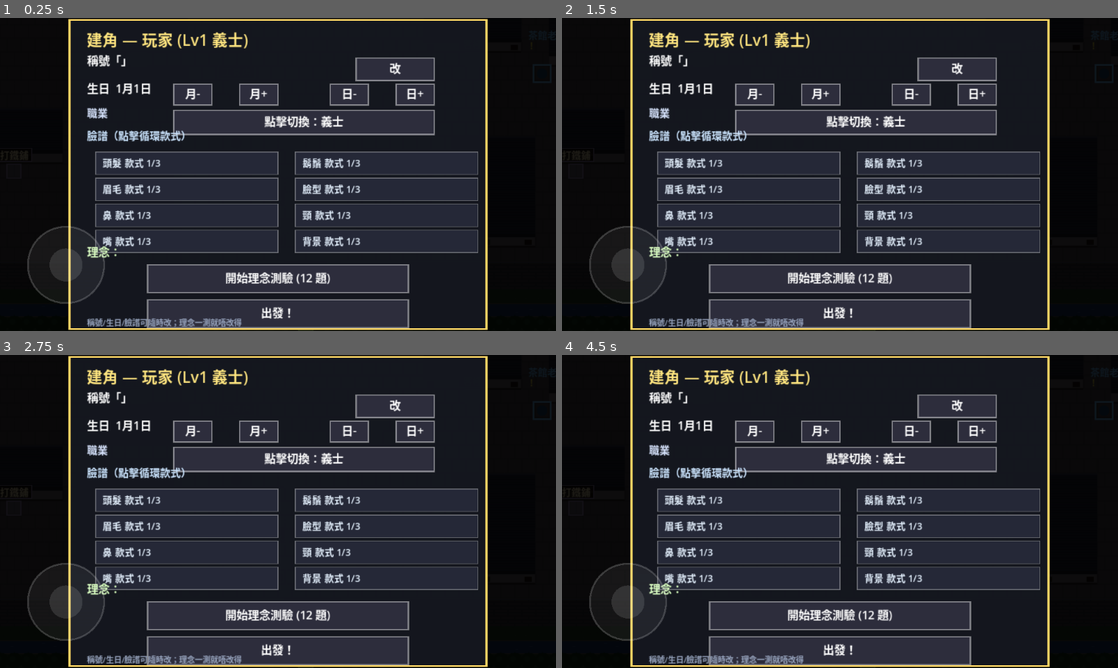
Above: before the commit, frames 1-4 (two rows, left to right).
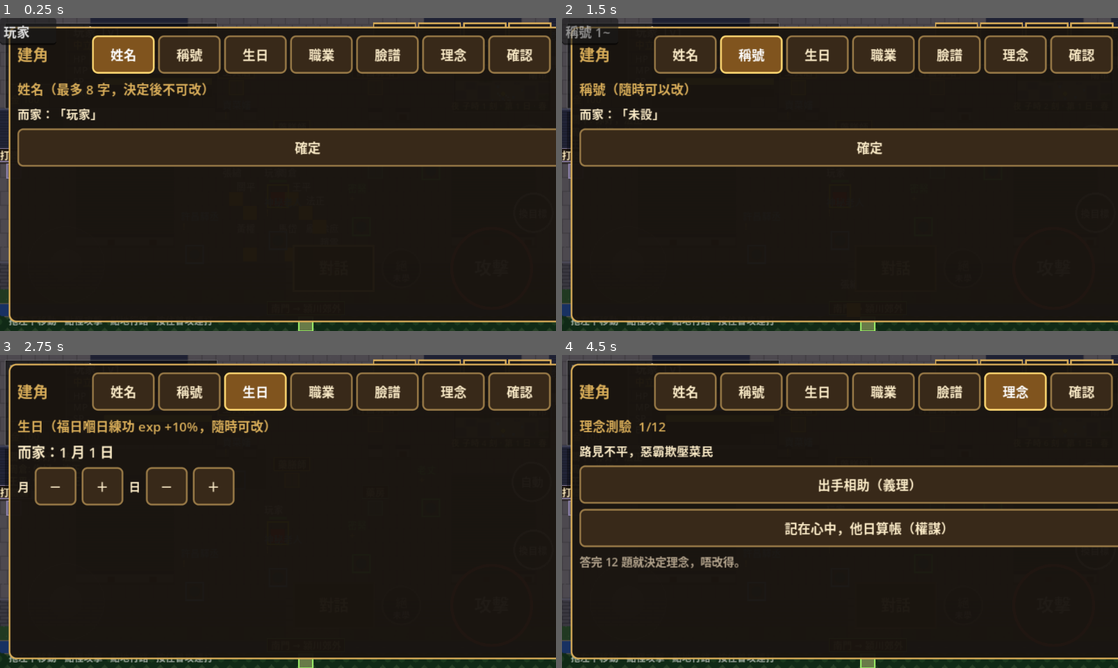
Above: after the commit, the same moments.

Repository: alphakey-marketing/sanguo-remake
Game: Godot game, scene res://ui/main.tscn
Two runs of this game, one before a commit and one after it. Both use one fixed random seed, a clock stepped at 60 frames per second and the inputs below.
Inputs (mouse positions are in pixels of both pictures, inside the frame that each line leads up to):
- Up to frame 1 (0.25 s): no input
- Up to frame 2 (1.5 s): click (684, 55) at 0.5 s, where only the run after the commit has a clickable "姓名"; click (751, 55) at 1.25 s, where only the run after the commit has a clickable "稱號"
- Up to frame 3 (2.75 s): click (255, 392) at 2 s, where only the run after the commit has a clickable "生日"
- Up to frame 4 (4.5 s): click (884, 392) at 2.75 s, where only the run after the commit has a clickable "職業"; click (951, 392) at 3.5 s, where only the run after the commit has a clickable "臉譜"; click (1017, 392) at 4.25 s, where only the run after the commit has a clickable "理念"

The runs differ from the first frame. In frame 1, 64% of the frame differs, in the area x 0-100%, y 0-100%; in frame 2, 64%; in frame 3, 59%; in frame 4, 69%.
Error after the commit: Invalid access to property or key 'creation_mode' on a base object of type 'Control (MobileHud)'. (res://ui/main.gd:619)

Commit message:
feat(角色成長): S01b 建角面板正式化
用 ui/panels/CreatePanel(GamePanel) 取代 mobile_hud 舊 debug 覆蓋層：姓名→稱號→
生日→職業→臉譜→理念測驗→確認，逐頁行，撳「出發！」先完成（未完成前 ✕/遮罩唔畀關）。

- sim_char.gd: 新增 cmd_set_name（1~8 字，理念測驗一交就鎖定唔畀再改）
- main.gd: 建角觸發改用 hud.open_panel("create")；_send 加 set_name 派送
- mobile_hud.gd: 刪走整個舊 immediate-draw 建角覆蓋層（creation_mode/quiz_mode/
  _draw_create/_create_hit 等），職業揀項改由 data/classes.json enabled 動態帶出
  （唔再靠寫死嘅 yishi/daoshi 清單）
- tests/ui_smoke.gd: 加建角全流程 --uitest 覆蓋（姓名/稱號/生日/臉譜/理念測驗/
  鎖定/撳出發先關到面板）

未跑完整 tools/run_tests.sh confirm 全 PASS（用家會自己手動測），PLAN §3 S01b
格暫未剔，跑過確認後補剔。

Diff:
--- a/client/sim/sim_char.gd
+++ b/client/sim/sim_char.gd
@@ -157,6 +157,22 @@
 	_msg(int(ne["id"]), "轉職做「%s」" % cls["name"])
 
 
+# 姓名【原】: 1~8 字，決定後（理念測驗一交）唔可以改
+func cmd_set_name(id: int, name: String) -> void:
+	var e := ent(id)
+	if e.is_empty() or not e.has("ch"):
+		return
+	var ch: Dictionary = e["ch"]
+	if bool(ch.get("nameLocked", false)):
+		return _msg(id, "姓名已經決定咗，唔可以改")
+	name = name.strip_edges()
+	if name.length() < 1 or name.length() > 8:
+		return _msg(id, "姓名要 1~8 字")
+	ch["name"] = name
+	e["name"] = name
+	_msg(id, "姓名改做「%s」" % name)
+
+
 # 稱號【原】: ≤8 字，隨時可改
 func cmd_set_title(id: int, title: String) -> void:
 	var e := ent(id)
@@ -206,6 +222,7 @@
 		return _msg(id, "答卷唔啱 (要 %d 題)" % (data.quiz as Array).size())
 	var res := RulesQuiz.score(data, answers)
 	ch["ideology"] = str(res["ideology"])
+	ch["nameLocked"] = true
 	ch["quizAnswers"] = []
 	for a in answers:
 		ch["quizAnswers"].append(int(a))
--- a/client/tests/ui_smoke.gd
+++ b/client/tests/ui_smoke.gd
@@ -141,6 +141,50 @@
 func _run() -> void:
 	await frames(3)
 	hud = m.hud
+	# 0. 建角面板 (S01b): 姓名 → 稱號 → 生日 → 職業 → 臉譜 → 理念測驗 → 確認，撳出發先完成
+	hud.open_panel("create")
+	var cp: GamePanel = hud.panels["create"]
+	check(cp.visible, "開建角面板應該顯示")
+	var cch: Dictionary = m.ch
+	var name_ed: LineEdit = (cp as CreatePanel).name_edit
+	name_ed.text = "劉備"
+	press(cp, "確定")
+	await frames(1)
+	check(str(cch.get("name", "")) == "劉備", "建角: 確定姓名後 ch.name 應該改咗 (而家 %s)" % str(cch.get("name", "")))
+	cp.set_tab(1)
+	var title_ed: LineEdit = (cp as CreatePanel).title_edit
+	title_ed.text = "遊俠"
+	press(cp, "確定")
+	await frames(1)
+	check(str(cch.get("title", "")) == "遊俠", "建角: 確定稱號後 ch.title 應該改咗")
+	cp.set_tab(2)
+	var bm0 := int(cch.get("birthMonth", 1))
+	press(cp, "＋")
+	await frames(1)
+	check(int(cch.get("birthMonth", 1)) != bm0, "建角: 生日月＋應該改咗 birthMonth")
+	cp.set_tab(4)
+	var hair0 := int(cch.get("face", {}).get("hair", 1))
+	press(cp, "頭髮")
+	await frames(1)
+	check(int(cch.get("face", {}).get("hair", 1)) != hair0, "建角: 撳臉譜部位應該循環款式")
+	cp.set_tab(5)
+	for i in (m.data.quiz as Array).size():
+		(cp as CreatePanel)._quiz_pick(0)
+		await frames(1)
+	check(str(cch.get("ideology", "")) != "", "建角: 答完 12 題應該決定理念")
+	check(bool(cch.get("nameLocked", false)), "建角: 理念一決定，姓名應該鎖定")
+	cp.set_tab(0)
+	name_ed.text = "改極都唔得"
+	press(cp, "確定")
+	await frames(1)
+	check(str(cch.get("name", "")) == "劉備", "建角: 姓名鎖定後唔可以再改")
+	cp.set_tab(6)
+	press(cp, "✕")
+	await frames(1)
+	check(cp.visible, "建角未撳出發，撳 ✕ 唔應該關到面板")
+	press(cp, "出發！")
+	await frames(1)
+	check(not cp.visible, "建角: 撳出發後面板應該關咗")
 	var ch: Dictionary = m.ch
 	# 1. 選單列: 背包 / 角色(頭像) / 記事 / 更多
 	await click(center("menu_bag"))
--- a/client/ui/main.gd
+++ b/client/ui/main.gd
@@ -114,7 +114,7 @@
 	hud.context_pressed.connect(func(act: Dictionary) -> void: ContextActions.run(self, act))
 	hud.create_done.connect(_on_create_done)
 	if fresh and not autotest and not uitest:
-		hud.creation_mode = true
+		hud.open_panel("create")
 	for a in OS.get_cmdline_user_args():
 		if a == "--sshot":
 			sshot_file = "user://sshot_ui.png"
@@ -258,6 +258,7 @@
 		"use_item": sim.cmd_use_item(my_id, int(d.item))
 		"raise_attr": sim.cmd_raise_attr(my_id, str(d.attr))
 		"auto_assign": sim.cmd_auto_assign(my_id)
+		"set_name": sim.cmd_set_name(my_id, str(d.name))
 		"set_title": sim.cmd_set_title(my_id, str(d.title))
 		"set_birth": sim.cmd_set_birth(my_id, int(d.month), int(d.day))
 		"set_face": sim.cmd_set_face(my_id, str(d.part), int(d.value))
--- /dev/null
+++ b/client/ui/panels/create_panel.gd
@@ -0,0 +1,212 @@
+class_name CreatePanel
+extends GamePanel
+# 建角面板（S01b，正式化取代 mobile_hud 舊 debug 建角覆蓋層）
+# 姓名 → 稱號 → 生日 → 職業 → 臉譜 → 理念測驗 → 確認，逐頁行；撳「出發！」先完成。
+# sim 權威：改動經 main._send 行 sim.cmd_set_*；理念測驗答案喺呢度暫存，答滿 12 題先一次過交。
+# 未撳「出發！」唔可以關（✕ / 撳遮罩都冇效），逼玩家行完全部步。
+
+const MONTH_DAYS := [31, 28, 31, 30, 31, 30, 31, 31, 30, 31, 30, 31]
+const FACE_NAMES := {"hair": "頭髮", "brow": "眉毛", "nose": "鼻", "mouth": "嘴", "beard": "鬍鬚", "shape": "臉型", "neck": "頸", "bg": "背景"}
+
+var _confirmed := false
+var quiz_i := 0
+var quiz_answers: Array = []
+var name_edit: LineEdit
+var title_edit: LineEdit
+
+
+func _init(m: Node) -> void:
+	super(m)
+	title_lbl.text = "建角"
+	set_tabs(["姓名", "稱號", "生日", "職業", "臉譜", "理念", "確認"])
+	name_edit = LineEdit.new()
+	name_edit.max_length = 8
+	name_edit.placeholder_text = "姓名 1~8 字"
+	add_child(name_edit)
+	name_edit.hide()
+	title_edit = LineEdit.new()
+	title_edit.max_length = 8
+	title_edit.placeholder_text = "稱號 1~8 字"
+	add_child(title_edit)
+	title_edit.hide()
+
+
+func open() -> void:
+	quiz_i = 0
+	quiz_answers = []
+	_confirmed = false
+	super()
+
+
+func close() -> void:
+	if not visible:
+		return
+	if not _confirmed:
+		return   # 建角未完成，撳 ✕/遮罩都唔畀走（撳「出發！」先算數）
+	name_edit.hide()
+	title_edit.hide()
+	hide()
+	closed.emit()
+
+
+func sig() -> String:
+	var ch: Dictionary = main.ch
+	return JSON.stringify([tab, ch.get("name", ""), ch.get("nameLocked", false), ch.get("title", ""),
+		ch.get("birthMonth", 1), ch.get("birthDay", 1), ch.get("classId", ""), ch.get("face", {}),
+		ch.get("ideology", ""), quiz_i, quiz_answers])
+
+
+func _build_body() -> void:
+	name_edit.hide()
+	title_edit.hide()
+	var ch: Dictionary = main.ch
+	if ch.is_empty():
+		return
+	match tab:
+		0: _build_name(ch)
+		1: _build_title(ch)
+		2: _build_birth(ch)
+		3: _build_class(ch)
+		4: _build_face(ch)
+		5: _build_quiz(ch)
+		_: _build_confirm(ch)
+
+
+# ---- 姓名（最多 8 字，決定後不可改） ----
+func _build_name(ch: Dictionary) -> void:
+	var locked := bool(ch.get("nameLocked", false))
+	body.add_child(lbl("姓名（最多 8 字，決定後不可改）", 15, UiTheme.GOLD))
+	body.add_child(lbl("而家：「%s」%s" % [str(ch.get("name", "")), "（已鎖定）" if locked else ""], 14))
+	if locked:
+		return
+	name_edit.text = str(ch.get("name", ""))
+	name_edit.show()
+	body.add_child(name_edit)
+	body.add_child(btn("確定", func() -> void: main._send({"t": "set_name", "name": name_edit.text}), 120))
+
+
+# ---- 稱號（隨時可改） ----
+func _build_title(ch: Dictionary) -> void:
+	body.add_child(lbl("稱號（隨時可以改）", 15, UiTheme.GOLD))
+	body.add_child(lbl("而家：「%s」" % (str(ch.get("title", "")) if str(ch.get("title", "")) != "" else "未設"), 14))
+	title_edit.text = str(ch.get("title", ""))
+	title_edit.show()
+	body.add_child(title_edit)
+	body.add_child(btn("確定", func() -> void: main._send({"t": "set_title", "title": title_edit.text}), 120))
+
+
+# ---- 生日（影響福日 exp +10%，隨時可改） ----
+func _build_birth(ch: Dictionary) -> void:
+	var m := int(ch.get("birthMonth", 1))
+	var d := int(ch.get("birthDay", 1))
+	body.add_child(lbl("生日（福日嗰日練功 exp +10%，隨時可改）", 15, UiTheme.GOLD))
+	body.add_child(lbl("而家：%d 月 %d 日" % [m, d], 16))
+	var row := HBoxContainer.new()
+	row.add_theme_constant_override("separation", 6)
+	body.add_child(row)
+	row.add_child(lbl("月", 14))
+	row.add_child(btn("－", func() -> void: _shift_birth(-1, 0), 48))
+	row.add_child(btn("＋", func() -> void: _shift_birth(1, 0), 48))
+	row.add_child(lbl("日", 14))
+	row.add_child(btn("－", func() -> void: _shift_birth(0, -1), 48))
+	row.add_child(btn("＋", func() -> void: _shift_birth(0, 1), 48))
+
+
+func _shift_birth(dm: int, dd: int) -> void:
+	var ch: Dictionary = main.ch
+	var m: int = int(ch.get("birthMonth", 1)) + dm
+	var d: int = int(ch.get("birthDay", 1)) + dd
+	if m < 1: m = 12
+	if m > 12: m = 1
+	if d < 1: d = 1
+	if d > int(MONTH_DAYS[m - 1]): d = int(MONTH_DAYS[m - 1])
+	main._send({"t": "set_birth", "month": m, "day": d})
+
+
+# ---- 職業（六職，未開放灰；只限未出發 Lv1 揀） ----
+func _build_class(ch: Dictionary) -> void:
+	body.add_child(lbl("職業（未出發前可以改）", 15, UiTheme.GOLD))
+	var cur := str(ch.get("classId", ""))
+	var can_change := int(ch.get("level", 1)) == 1
+	for cid in main.data.classes:
+		var cls: Dictionary = main.data.classes[cid]
+		var enabled := bool(cls.get("enabled", false))
+		var is_cur := String(cid) == cur
+		var t := "%s%s%s" % [str(cls.get("name", cid)), "　（現用）" if is_cur else "", "　未開放" if not enabled else ""]
+		var b := btn(t, func() -> void: main._send({"t": "select_class", "class_id": String(cid)}))
+		b.disabled = not enabled or is_cur or not can_change
+		body.add_child(b)
+
+
+# ---- 臉譜（8 部位，款式循環） ----
+func _build_face(ch: Dictionary) -> void:
+	body.add_child(lbl("臉譜（撳格循環款式）", 15, UiTheme.GOLD))
+	var sc := scroll()
+	body.add_child(sc)
+	var g := VBoxContainer.new()
+	g.add_theme_constant_override("separation", 4)
+	sc.add_child(g)
+	var face: Dictionary = ch.get("face", {})
+	for part in main.data.face_parts:
+		var cnt := int(main.data.face_parts[part])
+		var cur := int(face.get(part, 1))
+		var b := btn("%s　款式 %d/%d" % [str(FACE_NAMES.get(part, part)), cur, cnt],
+			func() -> void: main._send({"t": "set_face", "part": String(part), "value": cur % cnt + 1}))
+		g.add_child(b)
+
+
+# ---- 理念測驗（12 題，答滿一次過交，決定咗唔可以改） ----
+func _build_quiz(ch: Dictionary) -> void:
+	var ideology := str(ch.get("ideology", ""))
+	if ideology != "":
+		body.add_child(lbl("理念：%s（已決定，唔可以改）" % ideology, 16, UiTheme.GOLD))
+		return
+	var qs: Array = main.data.quiz
+	if quiz_i >= qs.size():
+		quiz_i = 0
+	var q: Dictionary = qs[quiz_i]
+	body.add_child(lbl("理念測驗  %d/%d" % [quiz_i + 1, qs.size()], 15, UiTheme.GOLD))
+	body.add_child(wrap_lbl(str(q["q"]), 14))
+	var o0: Dictionary = q["opts"][0]
+	var o1: Dictionary = q["opts"][1]
+	body.add_child(btn("%s（%s）" % [str(o0["t"]), str(o0["g"])], func() -> void: _quiz_pick(0)))
+	body.add_child(btn("%s（%s）" % [str(o1["t"]), str(o1["g"])], func() -> void: _quiz_pick(1)))
+	if quiz_i > 0:
+		body.add_child(btn("重新作答", func() -> void:
+			quiz_i = 0
+			quiz_answers = []
+			refresh(true)))
+	body.add_child(wrap_lbl("答完 12 題就決定理念，唔改得。", 13, UiTheme.DIM))
+
+
+func _quiz_pick(choice: int) -> void:
+	quiz_answers.append(choice)
+	quiz_i += 1
+	if quiz_i >= (main.data.quiz as Array).size():
+		main._send({"t": "submit_quiz", "answers": quiz_answers})
+		quiz_i = 0
+		quiz_answers = []
+	refresh(true)
+
+
+# ---- 確認：撳「出發！」先算完成建角 ----
+func _build_confirm(ch: Dictionary) -> void:
+	var cls: Dictionary = main.data.classes.get(str(ch.get("classId", "")), {})
+	body.add_child(lbl("確認資料", 15, UiTheme.GOLD))
+	var lines := [
+		"姓名「%s」" % str(ch.get("name", "")),
+		"稱號「%s」" % (str(ch.get("title", "")) if str(ch.get("title", "")) != "" else "未設"),
+		"生日 %d月%d日" % [int(ch.get("birthMonth", 1)), int(ch.get("birthDay", 1))],
+		"職業 %s" % str(cls.get("name", "?")),
+		"理念 %s" % (str(ch.get("ideology", "")) if str(ch.get("ideology", "")) != "" else "未測（可以出發後喺角色面板都測唔到，理念只可以呢度測）"),
+	]
+	for l in lines:
+		body.add_child(lbl(str(l), 14))
+	body.add_child(hsep())
+	body.add_child(btn("出發！", _confirm_and_close, 200))
+
+
+func _confirm_and_close() -> void:
+	_confirmed = true
+	close()
+	main.hud.create_done.emit()
--- a/client/ui/touch/mobile_hud.gd
+++ b/client/ui/touch/mobile_hud.gd
@@ -31,12 +31,6 @@
 var _atk_idx := -1000      # 按住普攻嘅 touch index（-1000 = 冇）
 var _atk_t := 0.0
 var panels := {}           # name -> GamePanel（第一次用先起）
-# ---- 建角面板 (Step 8, spec 01 §1/§2; Step 7.5 UI 遺留) ----
-var creation_mode := false
-var quiz_mode := false
-var quiz_i := 0            # 進行中題目 index 0..11
-var quiz_answers: Array = []
-var title_edit: LineEdit   # 稱號輸入（唯一要打字嘅位）
 
 func _init() -> void:
 	set_anchors_preset(Control.PRESET_FULL_RECT)   # size 跟 viewport，唔係 0
@@ -101,6 +95,7 @@
 			"craft": p = CraftPanel.new(main)
 			"recruit": p = RecruitPanel.new(main)
 			"mount": p = MountPanel.new(main)
+			"create": p = CreatePanel.new(main)
 			_: p = DialogPanel.new(main)
 		add_child(p)
 		panels[name_] = p
@@ -143,7 +138,7 @@
 func _process(delta: float) -> void:
 	_t += delta
 	_ctx_t += delta
-	if _ctx_t >= 0.2 and main != null and not creation_mode:
+	if _ctx_t >= 0.2 and main != null:
 		_ctx_t = 0.0
 		ctx = ContextActions.find(main)
 	if _atk_idx != -1000:
@@ -196,9 +191,6 @@
 	return {}
 
 func _input(ev: InputEvent) -> void:
-	if creation_mode:
-		_handle_create_input(ev)
-		return
 	if any_panel_open():
 		if ev.is_action_pressed("ui_cancel"):
 			close_panels()
@@ -315,246 +307,11 @@
 				"ready": ready, "cd": clampf(float(left) / maxf(1.0, float(u.get("cd", 1))), 0.0, 1.0), "casting": false})
 	return out.slice(0, HudLayout.skill_cap(int(ch["level"])))
 
-# ================= 建角面板 (Step 8; Step 7.5 UI 遺留: 稱號/生日/臉譜/理念測驗) =================
-# sim 權威: 所有改動經 main._send 行 sim.cmd_set_*；呢度淨係輸入/顯示。
-
-const FACE_NAMES := {"hair": "頭髮", "brow": "眉毛", "nose": "鼻", "mouth": "嘴", "beard": "鬍鬚", "shape": "臉型", "neck": "頸", "bg": "背景"}
-
-
-func _create_panel() -> Rect2:
-	var s := get_viewport_rect().size
-	var ph := mini(560.0, float(s.y) - 4.0)   # 橫屏 360 高都裝得落 (Step 9 建角壓縮)
-	return Rect2(s.x / 2 - 240, maxf(0.0, float(s.y) / 2.0 - ph / 2.0), 480, ph)
-
-
-func _handle_create_input(ev: InputEvent) -> void:
-	var pos := Vector2.ZERO
-	var pressed := false
-	if ev is InputEventMouse and ev.device == InputEvent.DEVICE_ID_EMULATION:
-		get_viewport().set_input_as_handled()    # 觸控模擬 mouse: 唔好一撳觸發兩次
-		return
-	if ev is InputEventScreenTouch:
-		pos = ev.position
-		pressed = ev.pressed
-	elif ev is InputEventMouseButton and ev.button_index == MOUSE_BUTTON_LEFT:
-		pos = ev.position
-		pressed = ev.pressed
-	if not pressed:
-		return
-	get_viewport().set_input_as_handled()
-	_create_action(_create_hit(pos))
-
-
-func _face_btn_rect(i: int) -> Rect2:
-	var r := _create_panel()
-	var col := i / 4
-	var row := i % 4
-	return Rect2(r.position.x + 30 + col * 230, r.position.y + 152 + row * 30, 210, 26)
-
-
-func _create_hit(pos: Vector2) -> String:
-	var r := _create_panel()
-	if not r.has_point(pos):
-		return ""
-	if quiz_mode:
-		if Rect2(r.position.x + 330, r.position.y + 58, 130, 26).has_point(pos): return "skip_quiz"
-		if Rect2(r.position.x + 40, r.position.y + 210, r.size.x - 80, 46).has_point(pos): return "quiz_0"
-		if Rect2(r.position.x + 40, r.position.y + 272, r.size.x - 80, 46).has_point(pos): return "quiz_1"
-		return ""
-	if Rect2(r.position.x + 330, r.position.y + 44, 90, 26).has_point(pos): return "edit_title"
-	if Rect2(r.position.x + 120, r.position.y + 74, 44, 24).has_point(pos): return "bmonth_dec"
-	if Rect2(r.position.x + 196, r.position.y + 74, 44, 24).has_point(pos): return "bmonth_inc"
-	if Rect2(r.position.x + 300, r.position.y + 74, 44, 24).has_point(pos): return "bday_dec"
-	if Rect2(r.position.x + 376, r.position.y + 74, 44, 24).has_point(pos): return "bday_inc"
-	if Rect2(r.position.x + 120, r.position.y + 104, 300, 28).has_point(pos): return "class_toggle"
-	for i in 8:
-		if _face_btn_rect(i).has_point(pos): return "face_%d" % i
-	if Rect2(r.position.x + 90, r.position.y + 282, 300, 32).has_point(pos): return "start_quiz"
-	if Rect2(r.position.x + 90, r.position.y + 322, 300, 32).has_point(pos): return "start_game"
-	return ""
-
-
-func _create_action(a: String) -> void:
-	if a == "":
-		return
-	if a.begins_with("face_"):
-		var parts: Array = []
-		for k in main.data.face_parts:
-			parts.append(k)
-		var part := String(parts[int(a.trim_prefix("face_"))])
-		var cur: int = int(main.ch["face"].get(part, 1))
-		var cnt: int = int(main.data.face_parts[part])
-		main._send({"t": "set_face", "part": part, "value": cur % cnt + 1})
-		return
-	match a:
-		"edit_title": _open_title_edit()
-		"bmonth_dec": _shift_birth(-1, 0)
-		"bmonth_inc": _shift_birth(1, 0)
-		"bday_dec": _shift_birth(0, -1)
-		"bday_inc": _shift_birth(0, 1)
-		"start_quiz":
-			quiz_mode = true
-			quiz_i = 0
-			quiz_answers = []
-		"quiz_0": _quiz_answer(0)
-		"quiz_1": _quiz_answer(1)
-		"skip_quiz":
-			quiz_mode = false
-			quiz_i = 0
-			quiz_answers = []
-		"class_toggle": _toggle_class()
-		"start_game":
-			_close_title_edit()
-			creation_mode = false
-			create_done.emit()
-
-
-func _shift_birth(dm: int, dd: int) -> void:
-	var m: int = int(main.ch.get("birthMonth", 1)) + dm
-	var d: int = int(main.ch.get("birthDay", 1)) + dd
-	var days := [31, 28, 31, 30, 31, 30, 31, 31, 30, 31, 30, 31]
-	if m < 1: m = 12
-	if m > 12: m = 1
-	if d < 1: d = 1
-	if d > int(days[m - 1]): d = int(days[m - 1])
-	main._send({"t": "set_birth", "month": m, "day": d})
-
-
-func _quiz_answer(c: int) -> void:
-	quiz_answers.append(c)
-	quiz_i += 1
-	var n := (main.data.quiz as Array).size()
-	if quiz_i >= n:
-		main._send({"t": "submit_quiz", "answers": quiz_answers})
-		quiz_mode = false
-		quiz_i = 0
-
-
-func _open_title_edit() -> void:
-	if title_edit == null:
-		title_edit = LineEdit.new()
-		title_edit.max_length = 8
-		title_edit.placeholder_text = "稱號 1~8 字"
-		title_edit.text_submitted.connect(func(t: String) -> void:
-			main._send({"t": "set_title", "title": t})
-			title_edit.hide())
-		add_child(title_edit)
-	var r := _create_panel()
-	title_edit.position = Vector2(r.position.x + 40, r.position.y + 46).floor()
-	title_edit.size = Vector2(240, 26).floor()
-	title_edit.text = str(main.ch.get("title", ""))
-	title_edit.show()
-	title_edit.grab_focus()
-
-
-func _close_title_edit() -> void:
-	if title_edit != null:
-		title_edit.hide()
-
-
-# 建角轉職業 (Step 9): sim.cmd_select_class 只容許未出發 (Lv1)；而家有義士/道士
-const CLASS_IDS := ["yishi", "daoshi"]
-
-
-func _toggle_class() -> void:
-	var cur := str(main.ch.get("classId", "yishi"))
-	var next := "yishi"
-	for i in CLASS_IDS.size():
-		if String(CLASS_IDS[i]) == cur:
-			next = String(CLASS_IDS[(i + 1) % CLASS_IDS.size()])
-	main._send({"t": "select_class", "class_id": next})
-
-
-func _draw_cbtn(pos: Vector2, sz: Vector2, label: String) -> void:
-	draw_rect(Rect2(pos, sz), Color(0.18, 0.18, 0.24, 0.95))
-	draw_rect(Rect2(pos, sz), Color(1, 1, 1, 0.45), false, 1.5)
-	_txt_center(pos.y + sz.y / 2 + 4, label, Color.WHITE, 13, sz.x - 8, pos.x + 4)
-
-
-# 建角面板繪畫（全屏遮罩 + 中央面板）
-func _draw_create(s: Vector2) -> void:
-	draw_rect(Rect2(Vector2.ZERO, s), Color(0, 0, 0, 0.88))
-	var r := _create_panel()
-	draw_rect(r, Color(0.08, 0.09, 0.12, 0.98))
-	draw_rect(r, Color(1, 0.85, 0.4), false, 2.0)
-	var ch: Dictionary = main.ch
-	if ch.is_empty():
-		return
-	var cls0: Dictionary = main.data.classes.get(str(ch.get("classId", "yishi")), {})
-	_txt(r.position + Vector2(20, 30), "建角 — %s (Lv1 %s)" % [str(ch.get("name", "")), str(cls0.get("name", "?"))], Color(1, 0.9, 0.5), 18)
-	if quiz_mode:
-		_draw_quiz(r, ch)
-		return
-	# 稱號
-	_txt(r.position + Vector2(20, 52), "稱號「%s」" % str(ch.get("title", "未設")), Color.WHITE, 13)
-	_draw_cbtn(r.position + Vector2(330, 44), Vector2(90, 26), "改")
-	# 生日
-	_txt(r.position + Vector2(20, 84), "生日  %d月%d日" % [int(ch.get("birthMonth", 1)), int(ch.get("birthDay", 1))], Color.WHITE, 13)
-	_draw_cbtn(r.position + Vector2(120, 74), Vector2(44, 24), "月-")
-	_draw_cbtn(r.position + Vector2(196, 74), Vector2(44, 24), "月+")
-	_draw_cbtn(r.position + Vector2(300, 74), Vector2(44, 24), "日-")
-	_draw_cbtn(r.position + Vector2(376, 74), Vector2(44, 24), "日+")
-	# 職業 (Step 9)
-	_txt(r.position + Vector2(20, 112), "職業", Color(0.85, 0.9, 1.0), 12)
-	_draw_cbtn(r.position + Vector2(120, 104), Vector2(300, 28), "點擊切換：%s" % str(cls0.get("name", "?")))
-	# 臉譜
-	_txt(r.position + Vector2(20, 138), "臉譜（點擊循環款式）", Color(0.8, 0.9, 1.0), 12)
-	var parts: Array = []
-	for k in main.data.face_parts:
-		parts.append(k)
-	for i in 8:
-		var part := String(parts[i])
-		var fname: String = String(FACE_NAMES.get(part, part))
-		var cur: int = int(ch["face"].get(part, 1))
-		var cnt: int = int(main.data.face_parts[part])
-		var b := _face_btn_rect(i)
-		draw_rect(b, Color(0.15, 0.16, 0.22, 0.95))
-		draw_rect(b, Color(1, 1, 1, 0.35), false, 1.0)
-		_txt(b.position + Vector2(8, 17), "%s 款式 %d/%d" % [fname, cur, cnt], Color(0.9, 0.95, 1.0), 11)
-	# 理念測驗
-	_txt(r.position + Vector2(20, 272), "理念：%s" % str(ch.get("ideology", "未測")), Color(0.85, 1.0, 0.75), 13)
-	if str(ch.get("ideology", "")) == "":
-		_draw_cbtn(r.position + Vector2(90, 282), Vector2(300, 32), "開始理念測驗 (12 題)")
-	# 出發
-	_draw_cbtn(r.position + Vector2(90, 322), Vector2(300, 32), "出發！")
-	_txt(r.position + Vector2(20, r.size.y - 4), "稱號/生日/臉譜可隨時改；理念一測就唔改得", Color(0.6, 0.65, 0.75), 9)
-
-
-func _draw_quiz(r: Rect2, ch: Dictionary) -> void:
-	var qs: Array = main.data.quiz
-	var q: Dictionary = qs[quiz_i]
-	_txt(r.position + Vector2(20, 60), "理念測驗  %d/%d" % [quiz_i + 1, qs.size()], Color(1, 0.9, 0.5), 15)
-	draw_rect(Rect2(r.position.x + 330, r.position.y + 58, 130, 26), Color(0.15, 0.15, 0.2, 0.95))
-	draw_rect(Rect2(r.position.x + 330, r.position.y + 58, 130, 26), Color(1, 1, 1, 0.4), false, 1.5)
-	_txt_center(r.position.y + 74, "跳過測驗", Color.WHITE, 12, 114, r.position.x + 338)
-	var qtext: String = str(q["q"])
-	var lines: Array = []
-	while qtext.length() > 20:
-		lines.append(qtext.substr(0, 20))
-		qtext = qtext.substr(20)
-	lines.append(qtext)
-	for i in lines.size():
-		_txt(r.position + Vector2(20, 92 + 22 * i), str(lines[i]), Color.WHITE, 13)
-	var o0: Dictionary = q["opts"][0]
-	var o1: Dictionary = q["opts"][1]
-	var b0 := Rect2(r.position.x + 40, r.position.y + 210, r.size.x - 80, 46)
-	var b1 := Rect2(r.position.x + 40, r.position.y + 272, r.size.x - 80, 46)
-	draw_rect(b0, Color(0.18, 0.3, 0.55, 0.95))
-	draw_rect(b0, Color(0.6, 0.8, 1.0), false, 1.5)
-	_txt_center(b0.position.y + 28, "%s（%s）" % [o0.t, o0.g], Color.WHITE, 14, b0.size.x - 16, b0.position.x + 8)
-	draw_rect(b1, Color(0.4, 0.22, 0.4, 0.95))
-	draw_rect(b1, Color(1, 0.7, 0.95), false, 1.5)
-	_txt_center(b1.position.y + 28, "%s（%s）" % [o1.t, o1.g], Color.WHITE, 14, b1.size.x - 16, b1.position.x + 8)
-	_txt(r.position + Vector2(20, r.size.y - 4), "答完 12 題就決定理念，唔改得", Color(0.6, 0.65, 0.75), 9)
-
 # ================= 繪畫 =================
 func _draw() -> void:
 	if main == null:
 		return
 	var s := get_viewport_rect().size
-	if creation_mode:
-		_draw_create(s)
-		return
 	var sr := safe_rect()
 	_draw_status()
 	_draw_companion()
Not shown, added: client/ui/panels/create_panel.gd.uid
